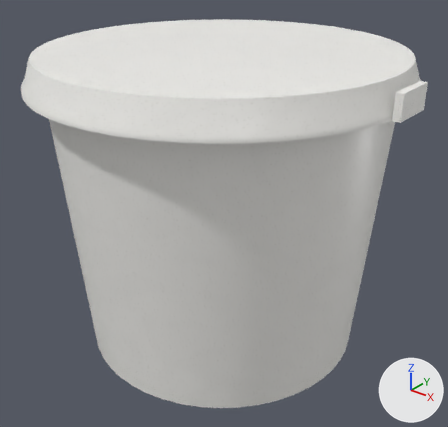
Two versions of the glTF model public/case-study/model/dairy-products-container.glb, one commit apart.
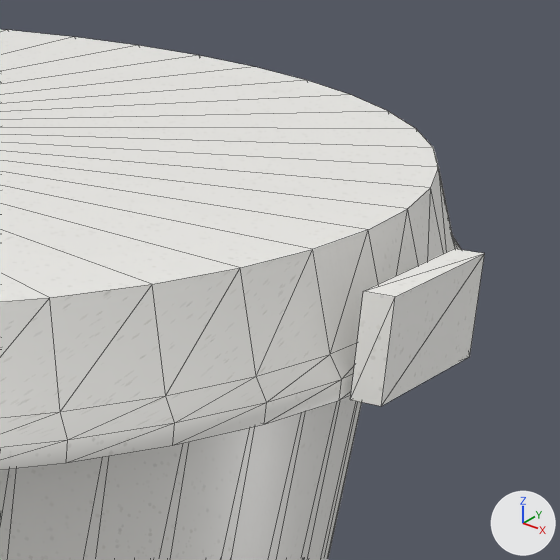
Old and new are each drawn whole from a camera (50 mm lens) standing at (0.0829, -0.103, 0.0941) and looking at (0.0015, -0.0013, 0.0311) and again close up on the part from 67% to 100% of the width and 3% to 38% of the height. The lights are fixed; the arrows at lower right show +X, +Y and +Z. The first two pictures are the older version. The close-ups show mesh edges as thin lines. Vertices at exactly the same position are counted once.

Objects in the first close-up: 'DairyProductsContainer'.
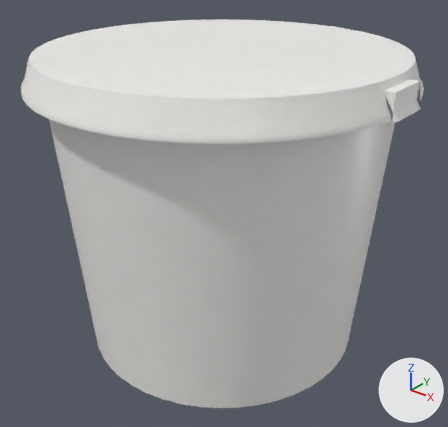
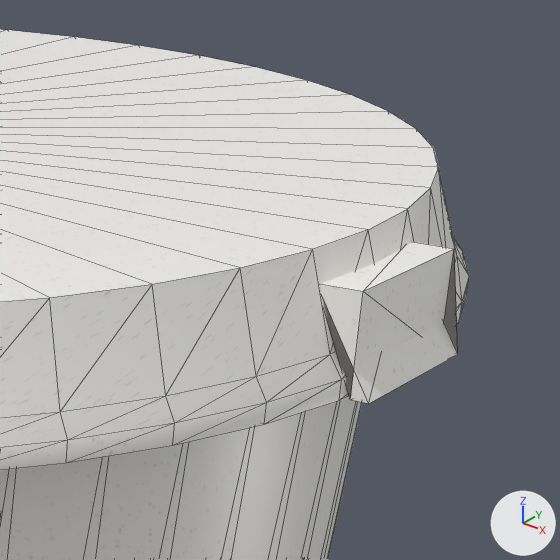
Location of each change, [x1, y1, x2, y2] in pixels of the close-ups (560 x 560 px; the box of a moved part takes in the faces that stretch with it):
```json
{"object": "DairyProductsContainer", "change": "reshaped", "before": [0, 29, 485, 560], "after": [0, 29, 469, 560]}
{"part": 1, "of": "me_dairyproductscontainer_mesh", "change": "moved or reshaped", "before": [350, 249, 485, 406], "after": [320, 242, 458, 404]}
```

Scene script edits in JSON lines:
```json
{"block": "me_dairyproductscontainer_mesh", "where": "# used by ob_dairyproductscontainer; location = (0.0, 0.0, 0.0)"}
{"op": "remove", "block": "me_dairyproductscontainer_mesh", "code": "me_dairyproductscontainer_mesh.from_pydata(...)  # 396 vertices, 780 faces; spans x -0.0413..0.0428, y -0.0413..0.0413, z 0.0..0.0685"}
{"op": "add", "block": "me_dairyproductscontainer_mesh", "code": "me_dairyproductscontainer_mesh.from_pydata(...)  # 396 vertices, 780 faces; spans x -0.0413..0.0422, y -0.0413..0.0413, z 0.0..0.0685"}
{"block": "me_dairyproductscontainer_mesh", "change": "me_dairyproductscontainer_mesh part 1"}
{"op": "set", "path": "me_dairyproductscontainer_mesh.vertices[389].co", "old": "(0.0428, -0.005, 0.062)", "new": "(0.0422, -0.005, 0.062)", "note": "pixel (381, 406) -> pixel (368, 403)"}
{"op": "set", "path": "me_dairyproductscontainer_mesh.vertices[390].co", "old": "(0.0428, -0.005, 0.067)", "new": "(0.039, -0.005, 0.067)", "note": "pixel (395, 296) -> not seen"}
{"op": "set", "path": "me_dairyproductscontainer_mesh.vertices[392].co", "old": "(0.0428, 0.005, 0.062)", "new": "(0.0422, 0.005, 0.062)", "note": "pixel (469, 356) -> pixel (457, 354)"}
{"op": "set", "path": "me_dairyproductscontainer_mesh.vertices[393].co", "old": "(0.0428, 0.005, 0.067)", "new": "(0.039, 0.005, 0.067)", "note": "pixel (484, 253) -> not seen"}
```
